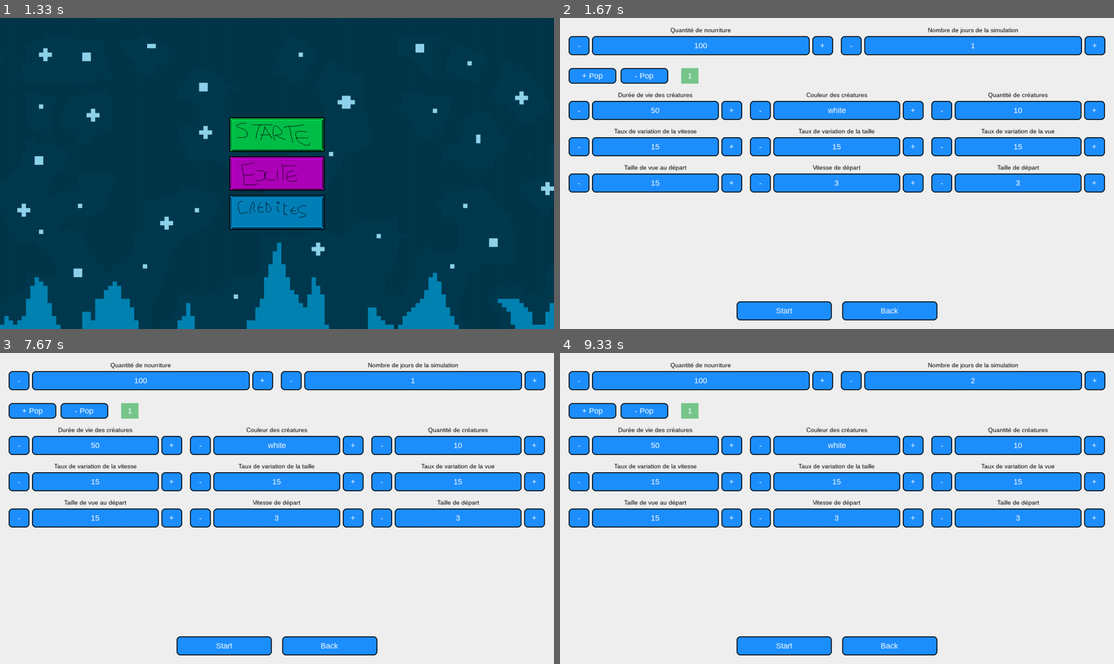
Above: before the commit, frames 1-4 (two rows, left to right).
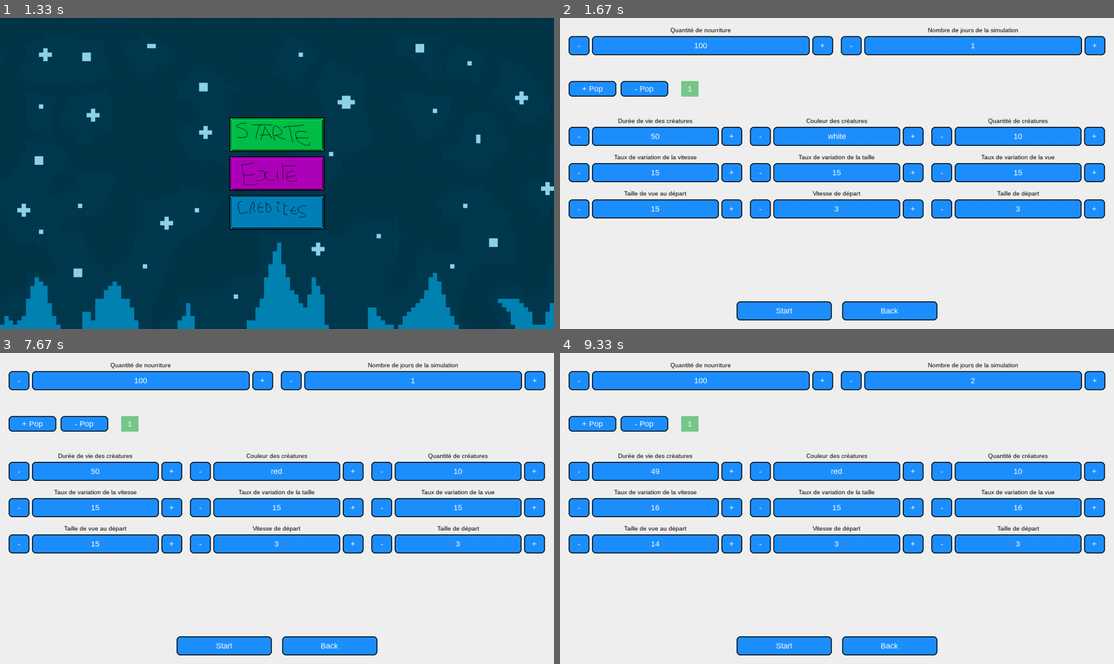
Above: after the commit, the same moments.

Repository: X47C/Trophees-NSI
Game: pygame game, started from main.py
Two runs of this game, one before a commit and one after it. Both use one fixed random seed, a clock stepped at 60 frames per second and the inputs below.
Inputs (mouse positions are in pixels of both pictures, inside the frame that each line leads up to):
- Up to frame 1 (1.33 s): no input
- Up to frame 2 (1.67 s): click (820, 120) at 1.38 s
- Up to frame 3 (7.67 s): press the mouse at (354, 471) at 1.7 s; move the mouse to (293, 440) at 1.8 s; release the mouse at (232, 405) at 1.93 s; click "Start" at 2.05 s; click "End" at 2.38 s; click (249, 580) at 7.22 s; click (254, 455) at 7.55 s
- Up to frame 4 (9.33 s): press the mouse at (1091, 508) at 7.87 s; move the mouse to (864, 545) at 7.97 s; release the mouse at (637, 586) at 8.1 s; press the mouse at (576, 542) at 8.2 s; move the mouse to (654, 552) at 8.3 s; release the mouse at (731, 558) at 8.43 s; press the mouse at (1097, 380) at 8.53 s; move the mouse to (1053, 396) at 8.63 s; release the mouse at (1008, 412) at 8.77 s; press the mouse at (731, 508) at 8.87 s; move the mouse to (853, 489) at 8.97 s; release the mouse at (969, 471) at 9.1 s; press the mouse at (576, 471) at 9.2 s; move the mouse to (809, 539) at 9.3 s

Frame 1 is identical in both runs. In frame 2, 28% of the frame differs, in the area x 1-99%, y 16-65%; in frame 3, 28%; in frame 4, 28%.

Commit message:
les bonhomes qui bougent

Diff:
--- a/Pygame/pygame.py
+++ b/Pygame/pygame.py
@@ -87,8 +87,8 @@
         self.pop_selected_bg = (120, 200, 140)
 
         # Espaces ajustables
-        self.pop_manage_top_space = 30
-        self.pop_manage_bottom_space = 18
+        self.pop_manage_top_space = 60
+        self.pop_manage_bottom_space = 48
 
         # selected population index
         self.selected_pop = 0
